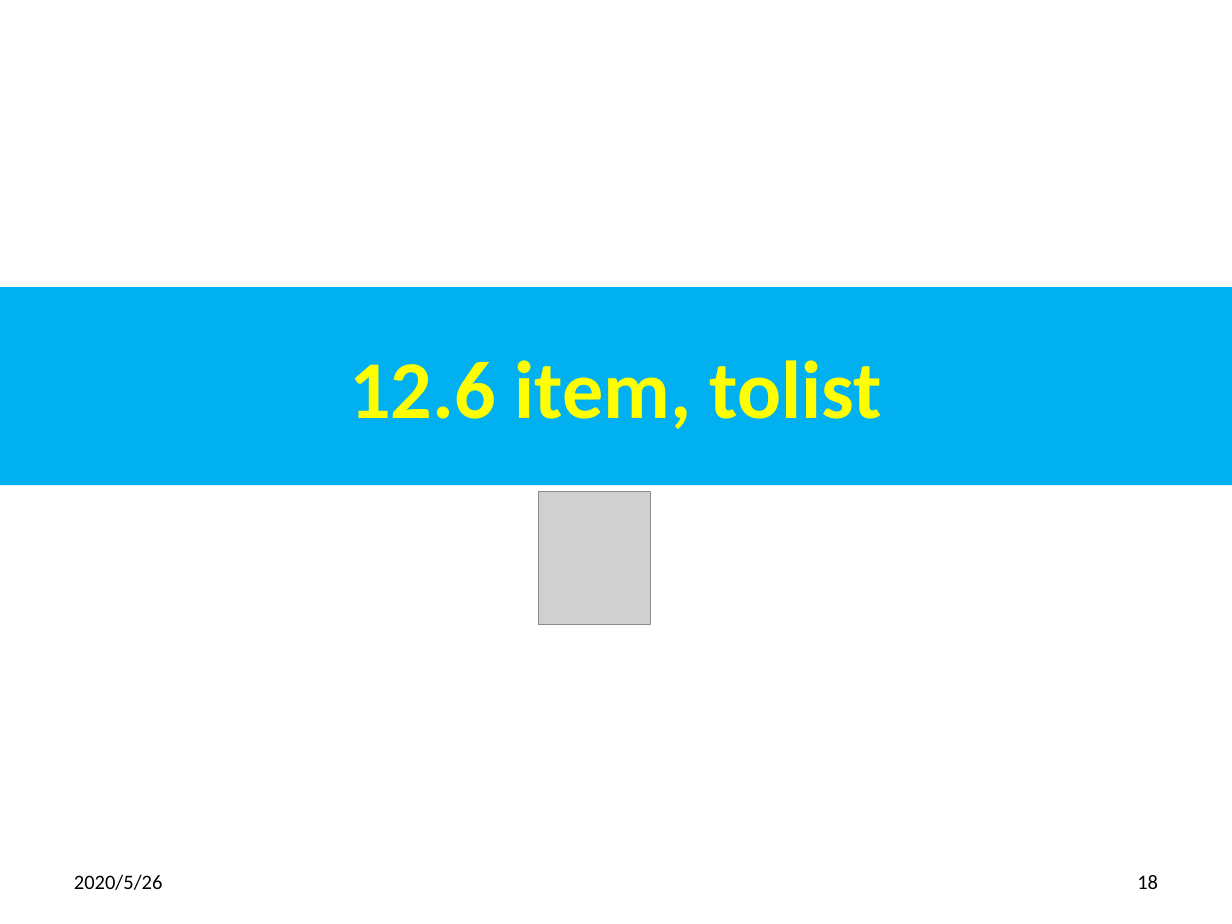
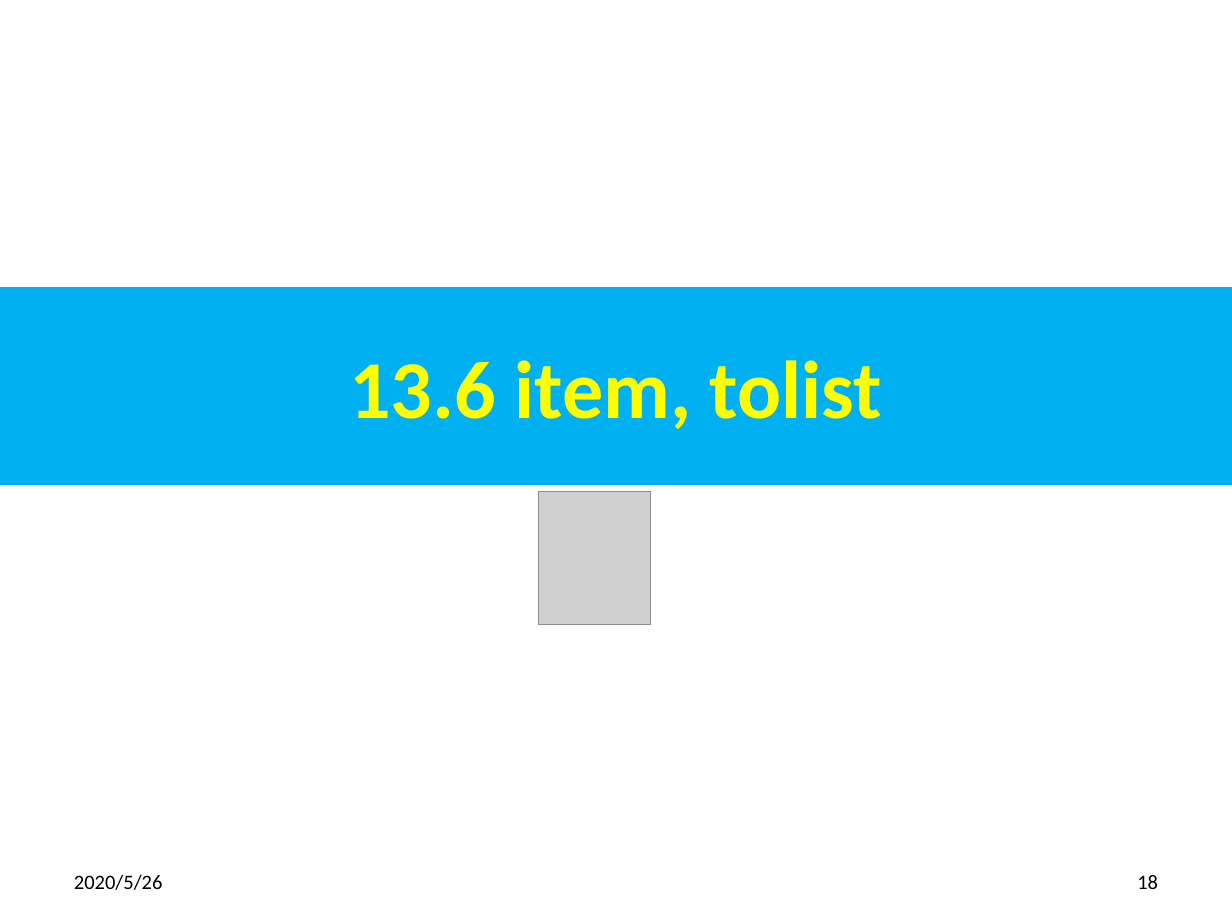
Before and after one commit to peterhchen/900_PyTorch, a slide deck: slide 18 of 13_ArgMaxReduction.pptx. Drawn at 1232x924 pixels with LibreOffice and Linux fonts; fonts in the diff are those of the drawing; grey boxes stand for pictures. Boxes give left, top, right and bottom in pixels: in the first picture for what was removed or moved away, otherwise in the second. Text is boxed around its words. In the diff, an @@ line names an element or a change of style, - is before the commit and + after.

```diff
--- a/13_ArgMaxReduction.pptx
+++ b/13_ArgMaxReduction.pptx
@@ title at (349, 360, 882, 429): text changed @@
-12.6 item, tolist
+13.6 item, tolist
```
Also in this commit, not shown: 15 other slides changed.
